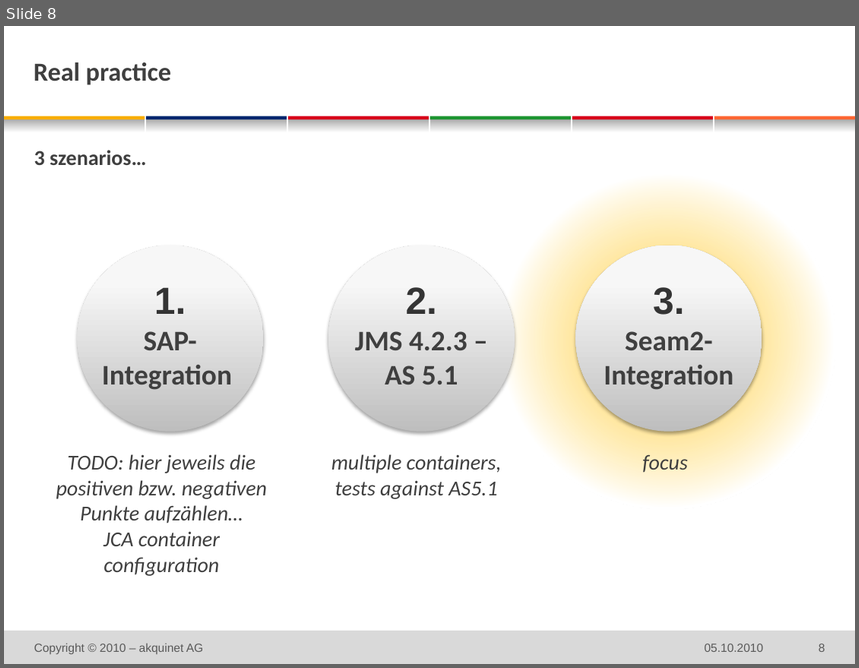
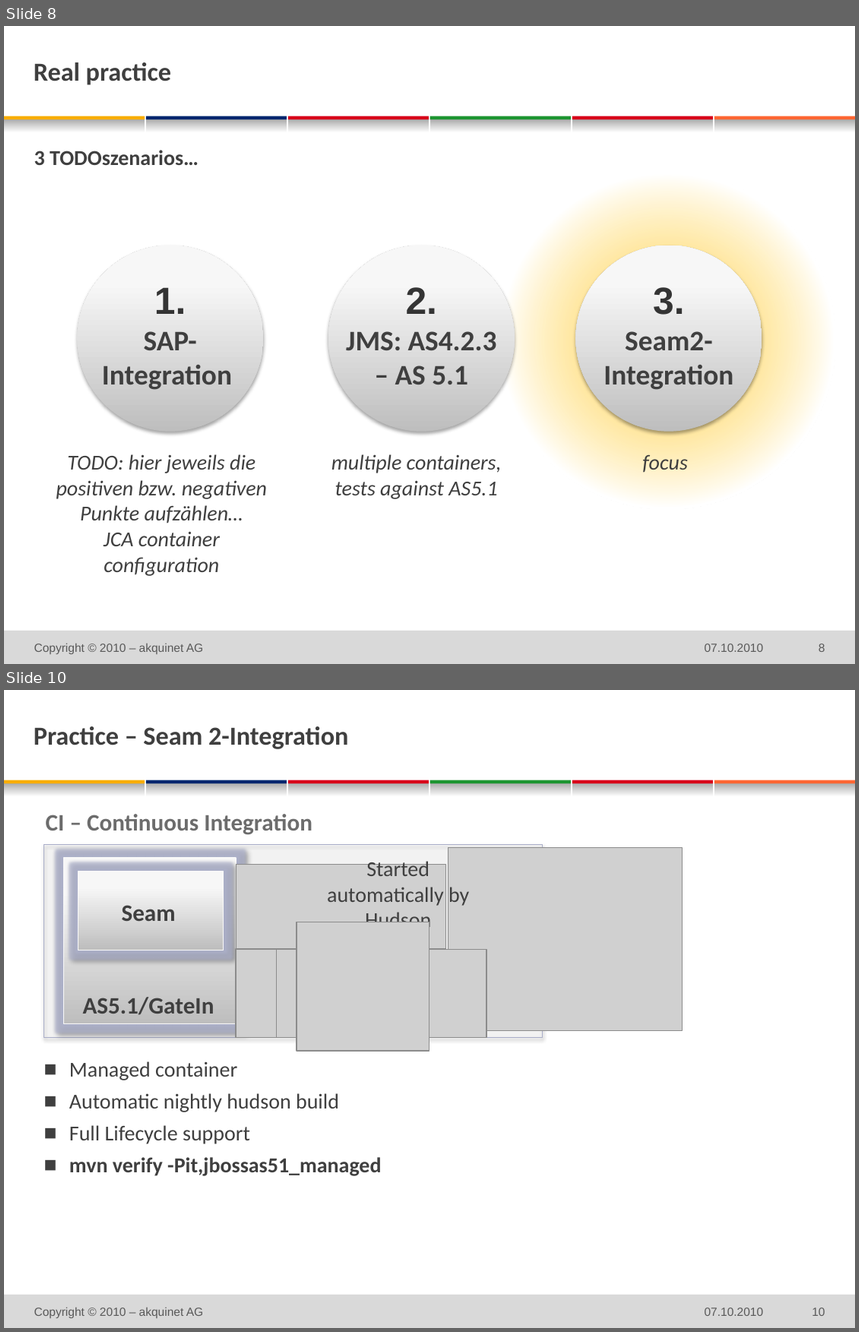
Before and after one commit to michaelschuetz/seamArquillian-judcon2010, a slide deck: doc/judcon_SeamArquillian.pptx. Shown one above the other, each under a label of ours: slide 8 before the commit, slides 8 and 10 after it; the slides between them are not shown. The pictures are 859x668 and 859x1332 pixels, drawn with LibreOffice and Linux fonts; fonts in the diff are those of the drawing; grey boxes stand for pictures; background and template pictures are left out. Boxes give left, top, right and bottom in pixels: in the first picture for what was removed or moved away, otherwise in the second. Text is boxed around its words. In the diff, an @@ line names an element or a change of style, - is before the commit and + after.

```diff
--- a/doc/judcon_SeamArquillian.pptx
+++ b/doc/judcon_SeamArquillian.pptx
@@ slide 10 added at [4,690,855,1328], background #FFFFFF; not listed: 13 template elements that a slide beside it also shows @@
@@ title added at [34,726,348,749], 22 pt, text #3F3F3F, bold @@
+Practice – Seam 2-Integration
@@ text added at [46,814,313,834], 20 pt, text #6C6C6C, bold @@
+CI – Continuous Integration
@@ group added at [44,845,683,1052]: 5 pictures, 3 rectangles, 3 texts @@
+AS5.1/GateIn
+Seam
+Started automatically by Hudson
@@ text added at [69,1062,381,1176], 18 pt, text #3F3F3F @@
+  ■ Managed container
+  ■ Automatic nightly hudson build
+  ■ Full Lifecycle support
+  ■ mvn verify -Pit,jbossas51_managed
@@ text added at [34,1308,203,1319], 10 pt, text #595959 @@
+Copyright © 2010 – akquinet AG
@@ text added at [705,1308,764,1316], 10 pt, text #595959 @@
+07.10.2010
@@ page number added at [812,1308,825,1316], 10 pt, text #595959 @@
+10
@@ slide 8 changed as well @@
@@ text at [34,150,199,165]: text changed @@
-3 szenarios…
+3 TODOszenarios…
@@ text at [346,332,497,385]: text changed @@
-JMS 4.2.3 – AS 5.1
+JMS: AS4.2.3 – AS 5.1
@@ text at [705,644,764,652]: text changed @@
-05.10.2010
+07.10.2010
```
Also in this commit, not shown: 12 other slides changed, 1 other slide added, 1 slide removed.
